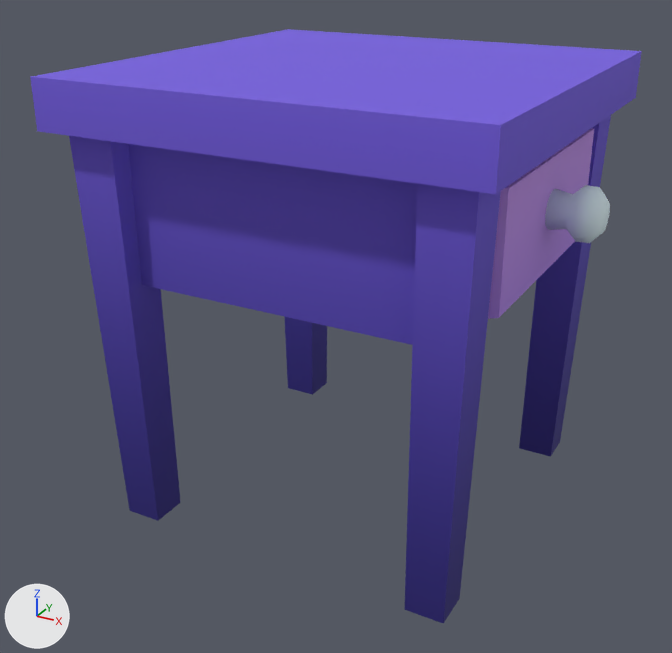
What one commit did to the FBX model VR Interactions/Assets/Models/Level1/Nightstand.fbx.
One viewpoint serves both versions: a camera (50 mm lens) standing at (0.977, -1.899, 1.367) and looking at (-0.027, -0.074, 0.455). The lights are fixed; the arrows at lower left show +X, +Y and +Z.

In view in the first picture: 'Nightstand.002'.
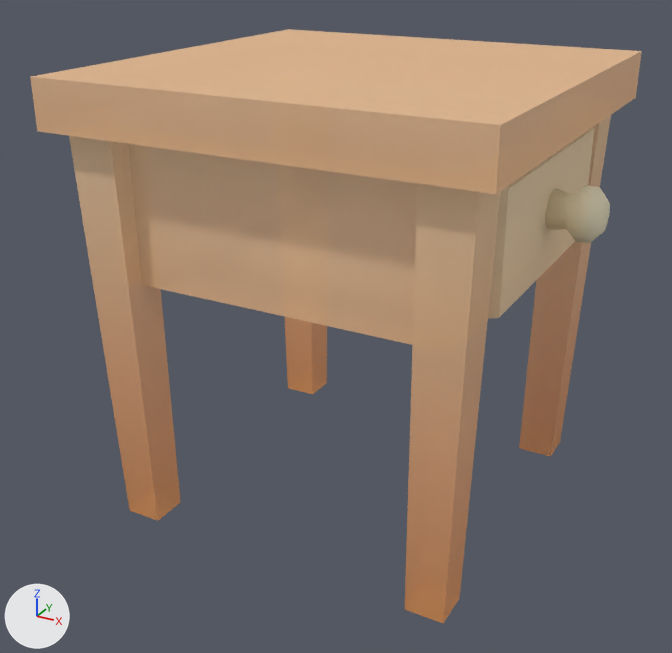
The newer file is also turned or shifted as a whole; pictures and numbers use the older file's frame.

Edits to the bpy script that builds the scene:
```text
Change img_colorpalatte_png:
    img_colorpalatte_png: load_image('colorpalatte.png', '../../materials/texturemaps/colorpalatte.png', 2994, 894, 'sRGB') -> load_image('colorpalatte.png', '../../materials/texturemaps/colorpalatte.png', 2994, 894, 'Non-Color')
Change mat_material:
    add n3 = _N.new('ShaderNodeTexImage'); n3.name = 'Image Texture.001'
    add n3.image = img_colorpalatte_png
    where n0 = _N.new('ShaderNodeBsdfPrincipled'); n0.name = 'Principled BSDF'
    add _L.new(n3.outputs[0], n0.inputs[4])  # 'Color' to 'Alpha'
Change me_cube_005:
    where me_cube_005.from_pydata(...)  # 106 vertices, 86 faces; spans x -0.5..0.569, y -0.5..0.5, z 0.0..1.072
    used by ob_nightstand_002; location = (0.0, 0.0, 0.0)
    me_cube_005 part 1: texture (UV) coordinates of 86 of 86 faces, centred in x -0.5..0.569, y -0.5..0.5, z 0.0..1.072, changed; they spanned u 0.13..0.38, v 0.38..0.98 and now span u 0.62..0.76, v 0.68..0.98
```

What differs and where, as boxes [x1, y1, x2, y2] in the pictures (672 x 653 px):
'Nightstand.002', surface changed (blue to brown): [30, 29, 642, 623] in both
part 1 of me_cube_005, surface changed (blue to brown): before [30, 29, 642, 623]; after [30, 29, 642, 572]
